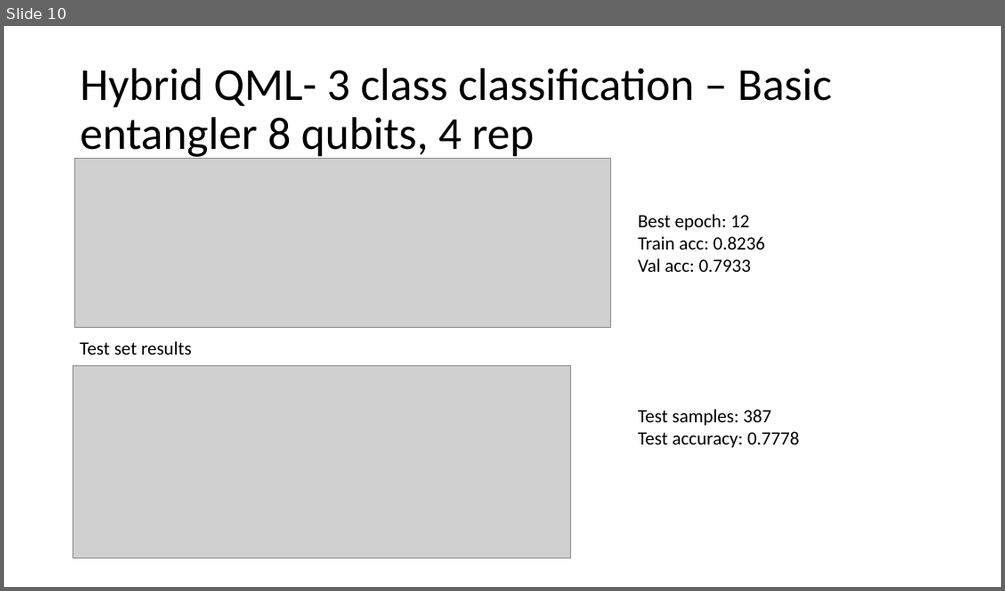
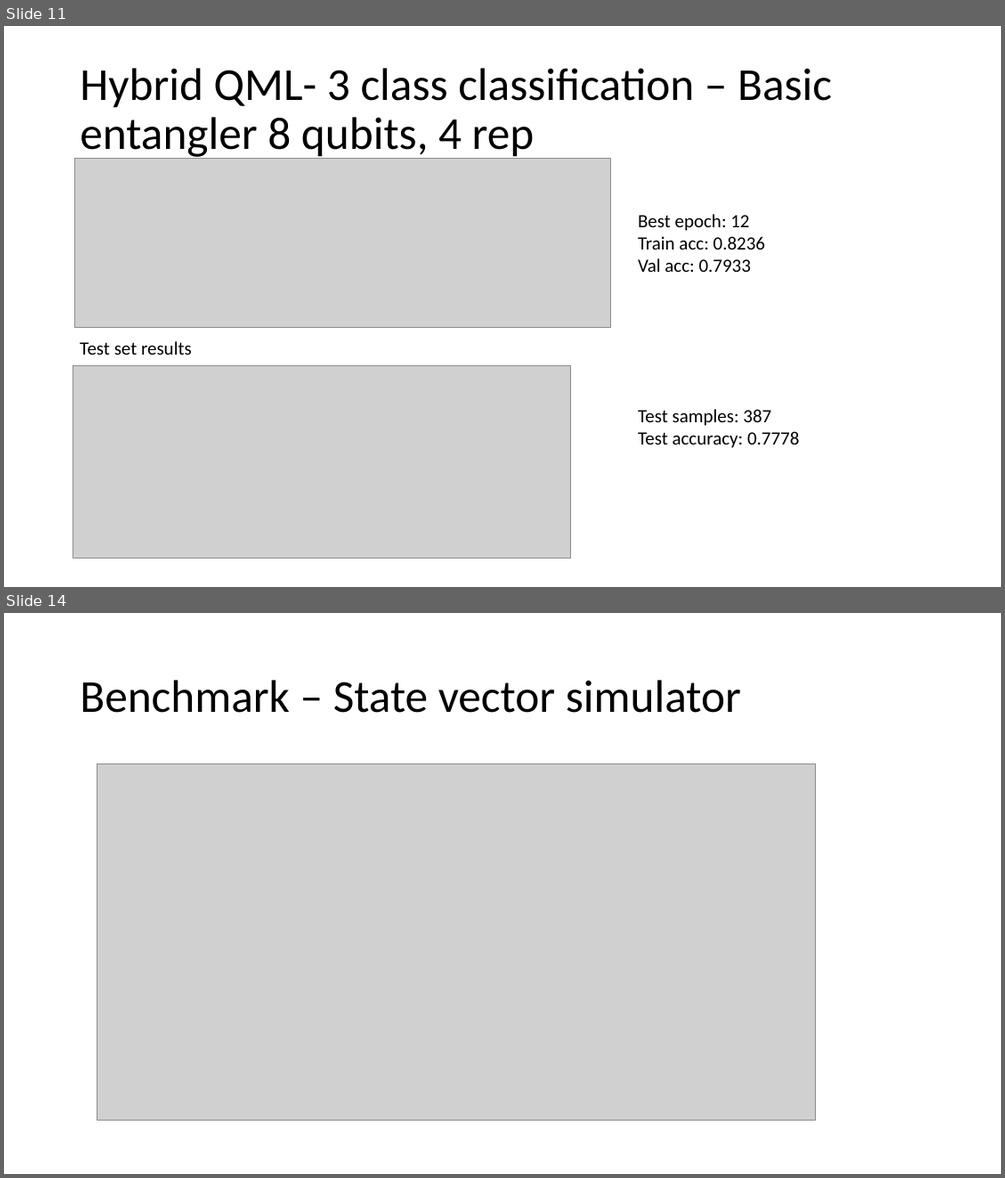
Before and after one commit to GB102/QLINK_drug_potency, a slide deck: Results_Presentation.pptx. Shown one above the other, each under a label of ours: slide 10 before the commit, slides 11 and 14 after it; the slides between them are not shown. The pictures are 1005x591 and 1005x1178 pixels, drawn with LibreOffice and Linux fonts; fonts in the diff are those of the drawing; grey boxes stand for pictures. Boxes give left, top, right and bottom in pixels: in the first picture for what was removed or moved away, otherwise in the second. Text is boxed around its words. In the diff, an @@ line names an element or a change of style, - is before the commit and + after.

```diff
--- a/Results_Presentation.pptx
+++ b/Results_Presentation.pptx
@@ slide 14 added at (4,613,1001,1174), background #FFFFFF @@
@@ title added at (80,680,741,713), 44 pt, text #000000 @@
+Benchmark – State vector simulator
@@ picture added at (97,764,816,1120) @@
@@ what was slide 10 is now slide 11 @@
```
Also in this commit, not shown: 4 other slides added.
